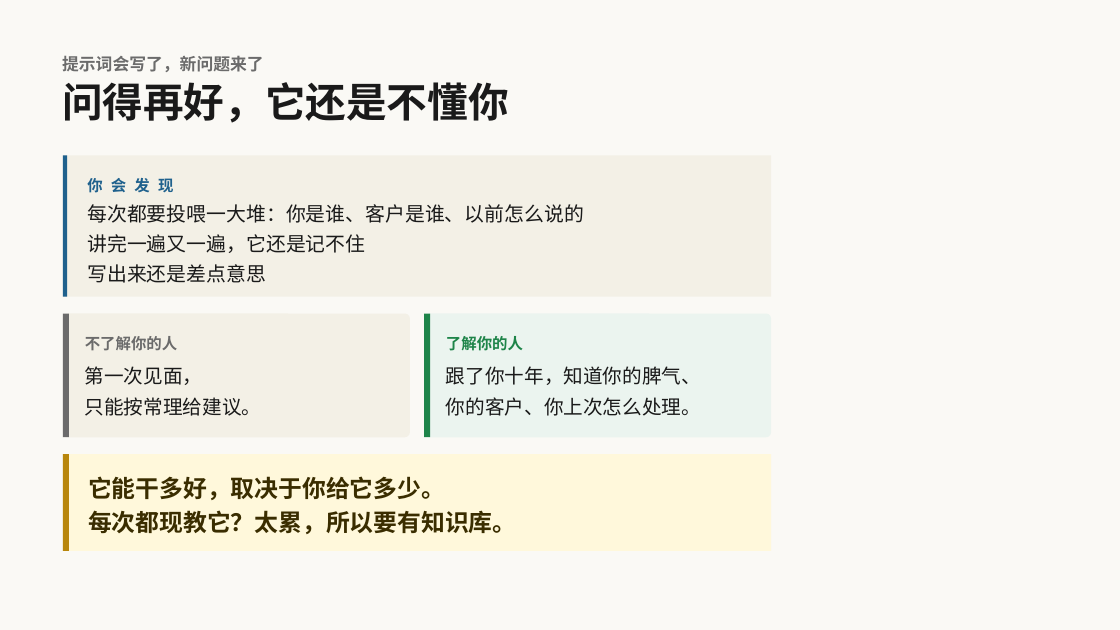
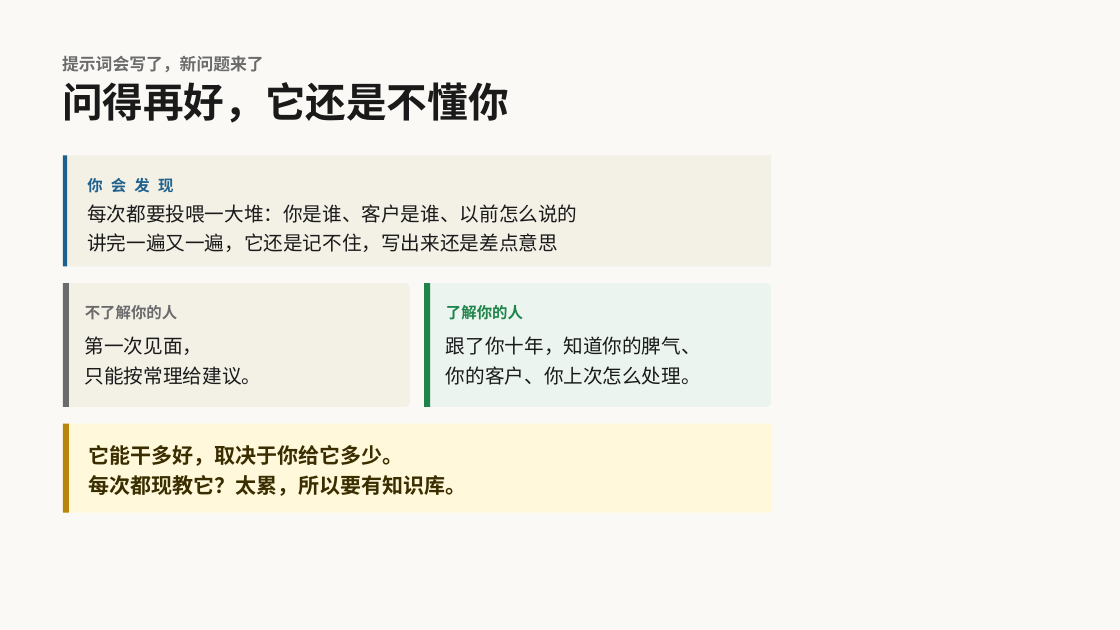
Before and after one commit to yayaaimengzhu-ops/plan, a slide deck: slide 10 of 11-04 先问对再让AI懂你-演示文稿·可编辑.pptx (slide 16 before the commit). Drawn at 1120x630 pixels with LibreOffice and Linux fonts; fonts in the diff are those of the drawing. Boxes give left, top, right and bottom in pixels: in the first picture for what was removed or moved away, otherwise in the second. Text is boxed around its words. In the diff, an @@ line names an element or a change of style, - is before the commit and + after.

```diff
--- a/11-04 先问对再让AI懂你-演示文稿·可编辑.pptx
+++ b/11-04 先问对再让AI懂你-演示文稿·可编辑.pptx
@@ rectangle: place and size @@
-rectangle at (63, 155, 771, 297)
+rectangle at (63, 155, 771, 266)
@@ rectangle: place and size @@
-rectangle at (63, 155, 67, 297)
+rectangle at (63, 155, 67, 266)
@@ text at (87, 204, 577, 223): size 17 to 16.8 pt in "每次都要投喂一大堆：你是谁、客户是谁、以前怎么说的"; line spacing 25.5pt to 25.2pt @@
@@ text at (87, 233, 557, 252): text changed; size 17 to 16.8 pt @@
-讲完一遍又一遍，它还是记不住
-写出来还是差点意思
+讲完一遍又一遍，它还是记不住，写出来还是差点意思
@@ 4 texts, 2 rounded rectangles, 2 rectangles: place and size @@
-4 texts, 2 rounded rectangles, 2 rectangles at (63, 313, 771, 437)
+4 texts, 2 rounded rectangles, 2 rectangles at (63, 283, 771, 407)
@@ rectangle: place and size @@
-rectangle at (63, 455, 771, 551)
+rectangle at (63, 423, 771, 513)
@@ rectangle: place and size @@
-rectangle at (63, 455, 69, 551)
+rectangle at (63, 423, 69, 513)
@@ text "它能干多好，取决于你给它多少。": place and size @@
-text "它能干多好，取决于你给它多少。" at (88, 476, 516, 534)
+text "它能干多好，取决于你给它多少。" at (88, 445, 466, 496)
@@ text "它能干多好，取决于你给它多少。" at (88, 445, 466, 496): size 20.4 to 18 pt; line spacing 28.6pt to 25.2pt @@
```
Also in this commit, not shown: 16 other slides changed, 3 slides added, 28 slides removed, 1 other file.
